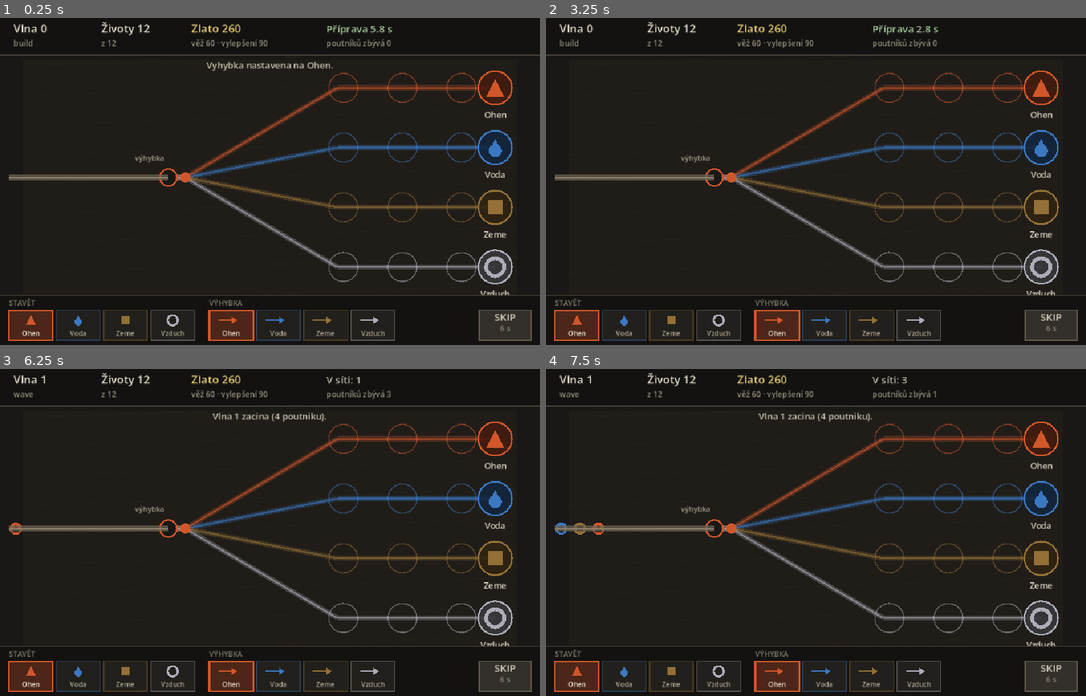
Above: before the commit, frames 1-4 (two rows, left to right).
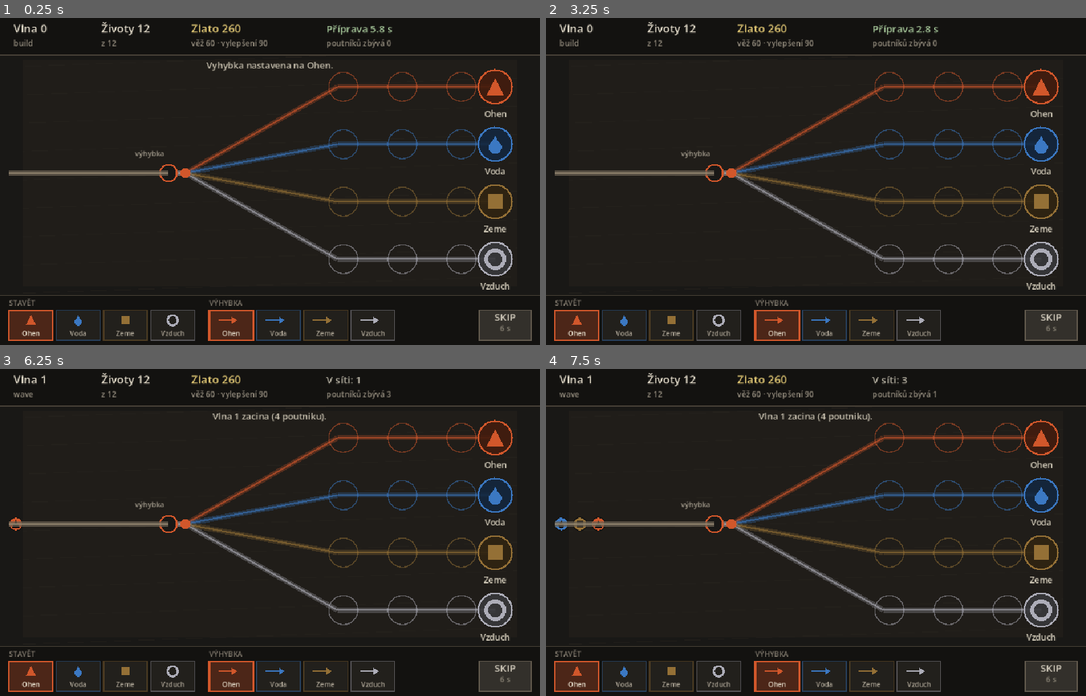
Above: after the commit, the same moments.

Repository: jankoznar94/dark-story
Game: Godot game, scene res://main.tscn
The game is run twice, just before and just after one commit, with the same random seed, the same clock (stepped at 60 frames per second) and the same inputs.
Inputs (mouse positions are in pixels of both pictures, inside the frame that each line leads up to):
- Up to frame 1 (0.25 s): no input
- Up to frame 2 (3.25 s): tap Enter at 0.5, 2 s; move the mouse to (934, 165) at 0.52 s; click (934, 165) at 0.67 s; tap Space at 1.25, 2.75 s; move the mouse to (708, 201) at 1.27 s; click (708, 201) at 1.42 s; move the mouse to (870, 109) at 2.02 s; click (870, 109) at 2.17 s; move the mouse to (789, 250) at 2.77 s; click (789, 250) at 2.92 s
- Up to frame 3 (6.25 s): tap Enter at 3.5 s; move the mouse to (432, 584) at 3.52 s; click (432, 584) at 3.67 s; tap Space at 4.25 s; move the mouse to (108, 483) at 4.27 s; click (108, 483) at 4.42 s; move the mouse to (297, 535) at 5.02 s; click (297, 535) at 5.17 s; move the mouse to (189, 450) at 5.77 s; click (189, 450) at 5.92 s
- Up to frame 4 (7.5 s): move the mouse to (934, 516) at 6.52 s; click (934, 516) at 6.67 s; move the mouse to (708, 552) at 7.27 s; click (708, 552) at 7.42 s

The runs differ from the first frame. In frame 1, 9.0% of the frame differs, in the area x 1-95%, y 15-85%; in frame 2, 9.0%; in frame 3, 9.0%; in frame 4, 9.1%.

Commit message:
Zily: popisek svatyne uz nelze do ovladaciho pruhu
Snímek z prohlizece ukazal, ze popisek 'Vzduch' u spodni svatyně se
dotyka ovladaciho pruhu. Herni plocha zmensena na 404 px a test to
nyni hlida (popisek svatyne musi koncit 6 px nad pruhem).

Diff:
--- a/scripts/game_view.gd
+++ b/scripts/game_view.gd
@@ -34,7 +34,7 @@
 func _ready() -> void:
 	_font = ThemeDB.fallback_font
 	game = Game.new()
-	game.setup(Rect2(40.0, 80.0, 880.0, 420.0))
+	game.setup(Rect2(40.0, 80.0, 880.0, 404.0))
 	_layout_buttons()
 	game.set_switch(Element.FIRE)
 	if OS.get_cmdline_user_args().has("--shot"):
--- a/tools/probe_damage.gd
+++ b/tools/probe_damage.gd
@@ -4,7 +4,7 @@
 
 func _init() -> void:
 	var g := Game.new()
-	g.setup(Rect2(40.0, 80.0, 880.0, 420.0))
+	g.setup(Rect2(40.0, 80.0, 880.0, 404.0))
 	g.gold = 999
 	var b1: bool = g.try_build(1, 0, Element.WATER)
 	var b2: bool = g.try_build(1, 1, Element.WATER)
--- a/tools/test_core.gd
+++ b/tools/test_core.gd
@@ -36,7 +36,7 @@
 
 func _fresh() -> Game:
 	var g := Game.new()
-	g.setup(Rect2(40.0, 80.0, 880.0, 420.0))
+	g.setup(Rect2(40.0, 80.0, 880.0, 404.0))
 	return g
 
 
@@ -86,6 +86,11 @@
 		var path: PackedVector2Array = g.net.lane_path[lane]
 		for k in range(path.size()):
 			_ok(path[k].y < bar_top, "kolej %d zustava nad pruhem" % lane)
+		# ani popisek svatyne se nesmi dotknout pruhu (posledni svatyně
+		# byla jednou uříznutá - text se kresli 54 px pod stredem)
+		var label_y: float = g.net.shrine_pos[lane].y + 54.0
+		_ok(label_y < bar_top - 6.0,
+			"popisek svatyne %d zustava nad pruhem (y=%.0f)" % [lane, label_y])
 
 
 # --------------------------------------------------------------- 2 matice
